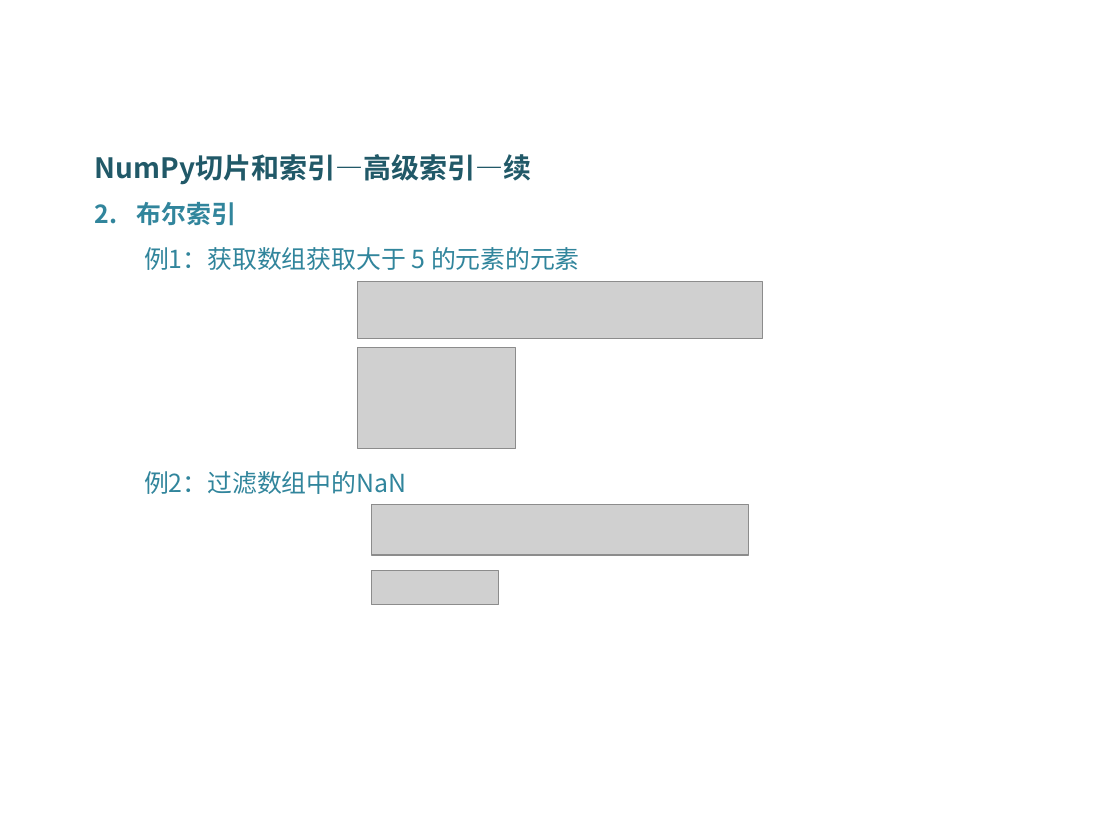
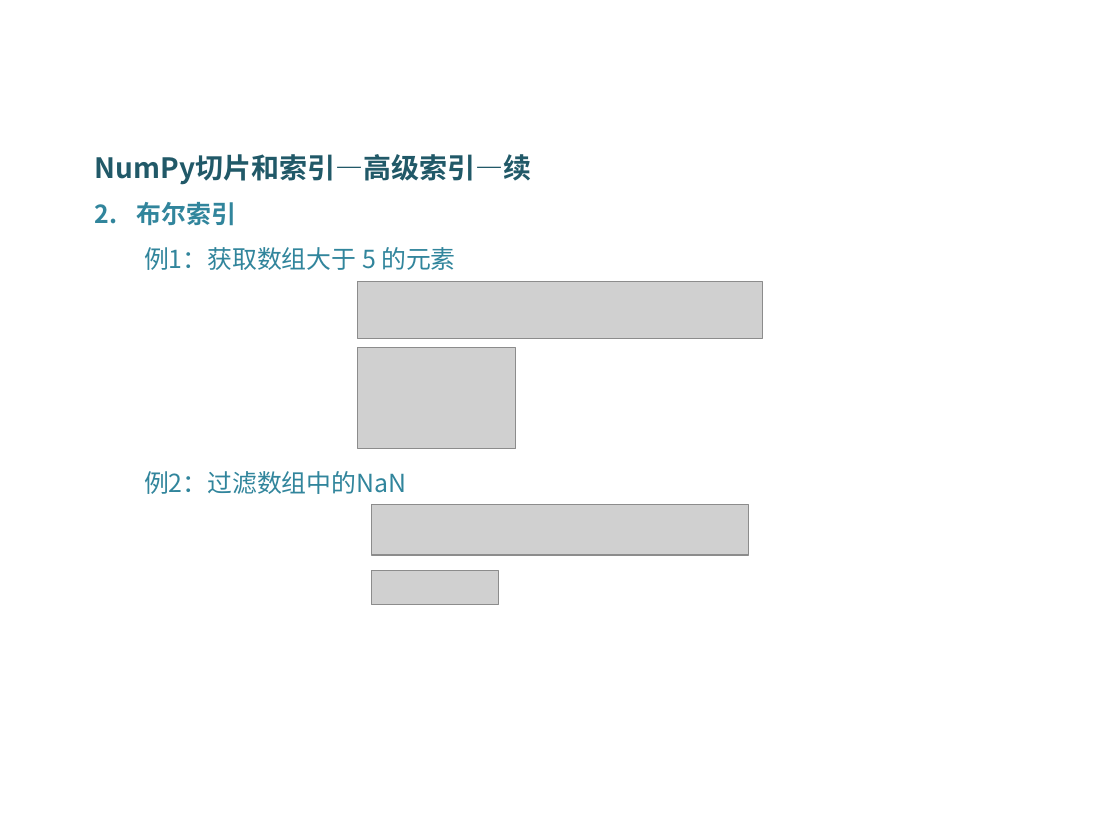
Before and after one commit to DataScienceCoding/Python-Data-Analysis, a slide deck: slide 30 of Python-Data-Analysis.pptx. Drawn at 1120x840 pixels with LibreOffice and Linux fonts; fonts in the diff are those of the drawing; grey boxes stand for pictures; background and template pictures are left out. Boxes give left, top, right and bottom in pixels: in the first picture for what was removed or moved away, otherwise in the second. Text is boxed around its words. In the diff, an @@ line names an element or a change of style, - is before the commit and + after.

```diff
--- a/Python-Data-Analysis.pptx
+++ b/Python-Data-Analysis.pptx
@@ text at [144, 247, 455, 270]: text changed @@
-例1：获取数组获取大于 5 的元素的元素
+例1：获取数组大于 5 的元素
```
Also in this commit, not shown: 5 other slides changed, 21 slides added, 11 other files.
